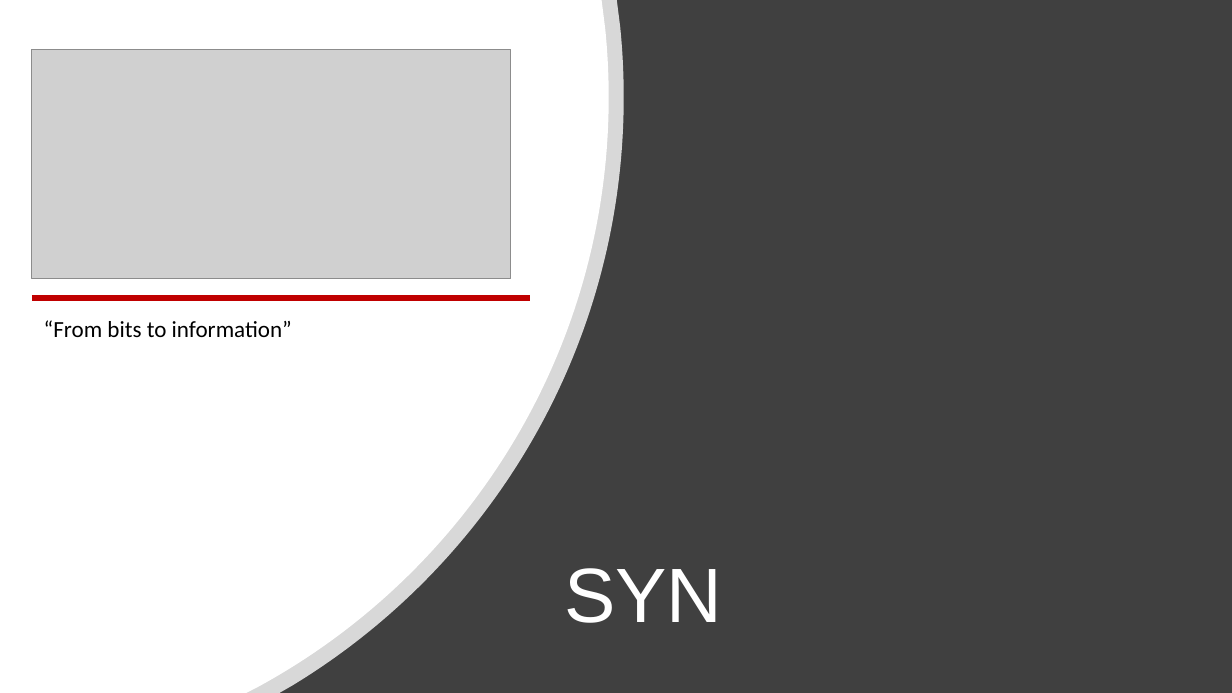
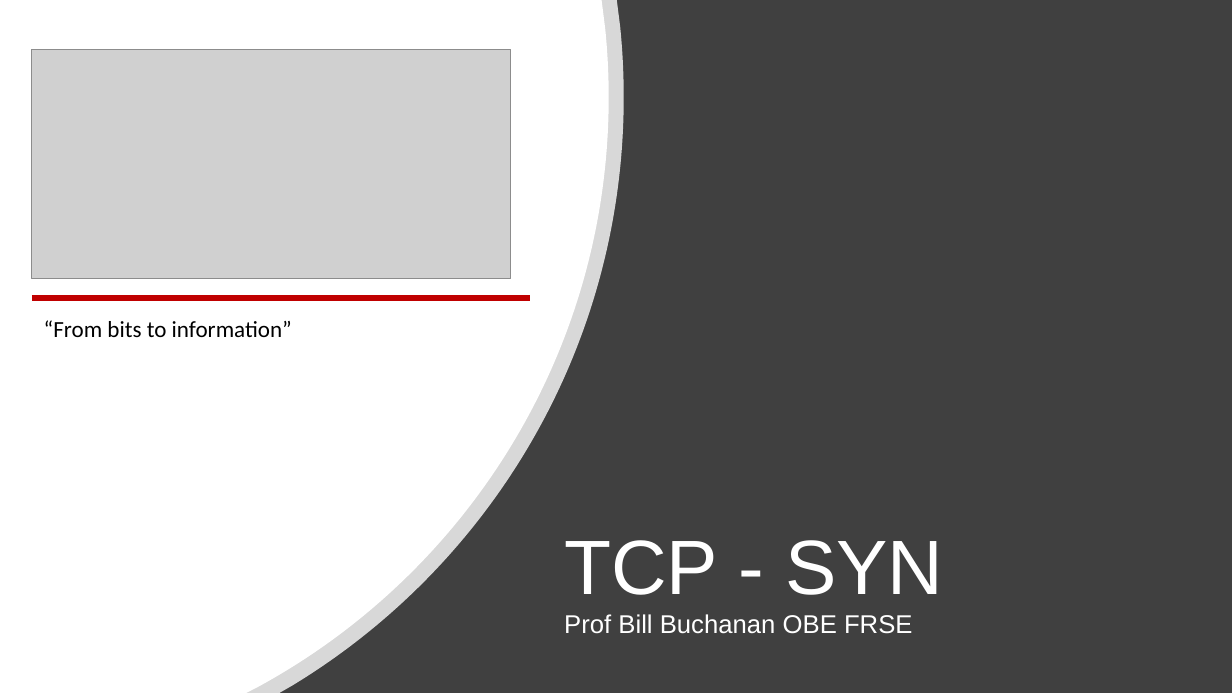
Before and after one commit to billbuchanan/csn09112, a slide deck: slide 11 of week08_network_forensics/lecture/unit10_networks.pptx (slide 10 before the commit). Drawn at 1232x693 pixels with LibreOffice and Linux fonts; fonts in the diff are those of the drawing; grey boxes stand for pictures. Boxes give left, top, right and bottom in pixels: in the first picture for what was removed or moved away, otherwise in the second. Text is boxed around its words. In the diff, an @@ line names an element or a change of style, - is before the commit and + after.

```diff
--- a/week08_network_forensics/lecture/unit10_networks.pptx
+++ b/week08_network_forensics/lecture/unit10_networks.pptx
@@ title at [564, 540, 943, 634]: text changed; size 60 to 20 pt @@
-SYN
+TCP - SYN
+Prof Bill Buchanan OBE FRSE
```
Also in this commit, not shown: 11 other slides changed, 1 slide added, 2 other files.
